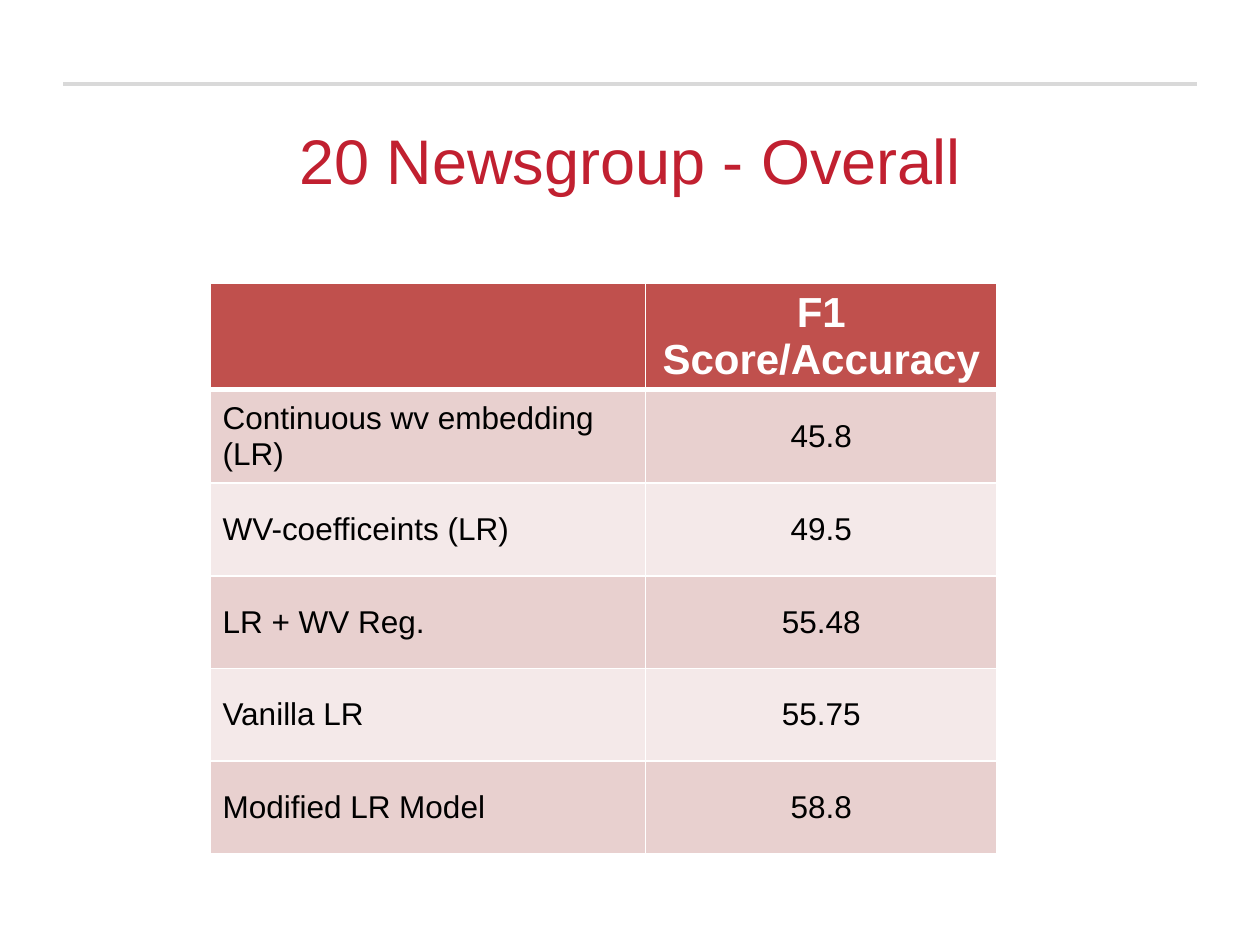
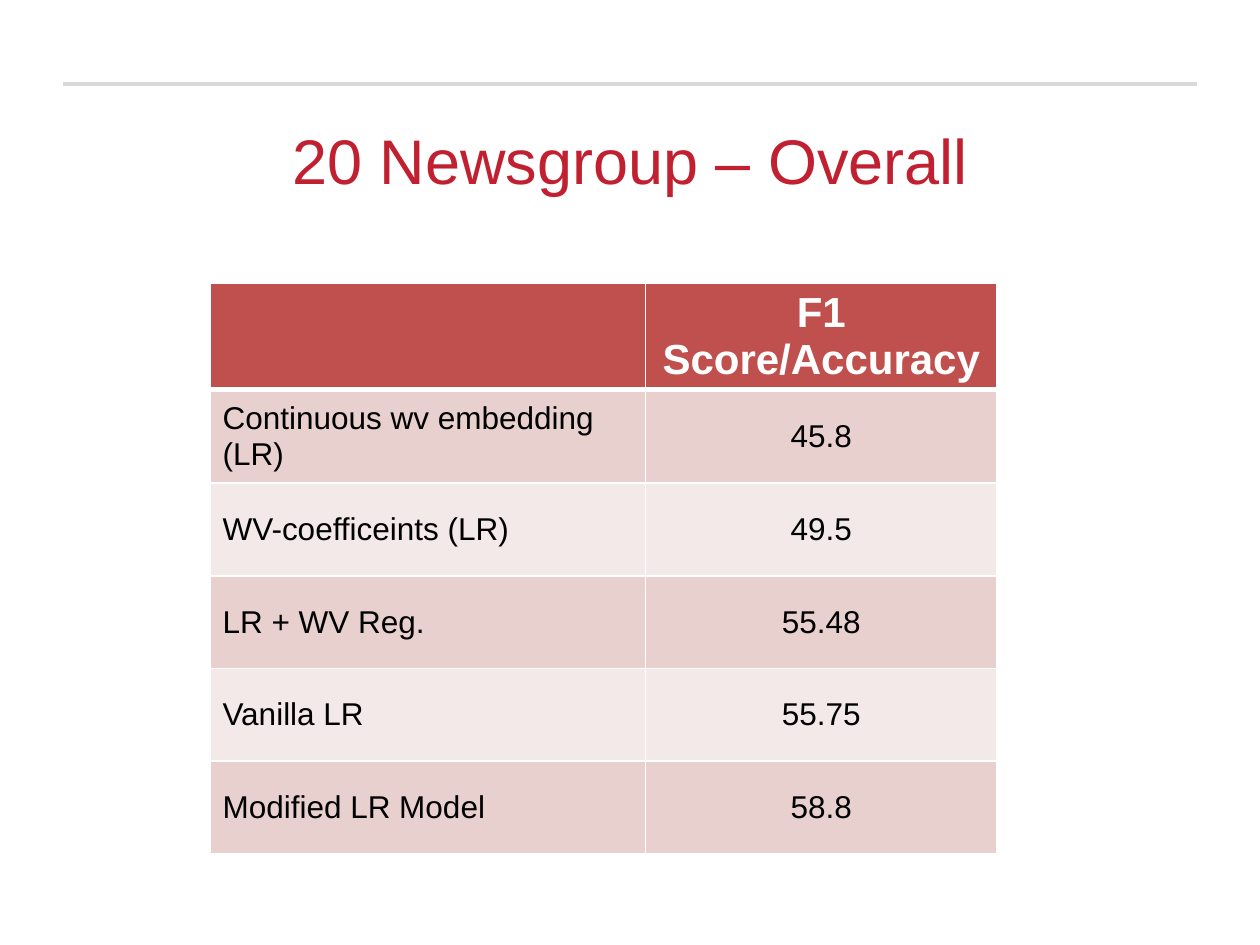
Before and after one commit to RamkishanPanthena/Thesis, a slide deck: slide 32 of defense.pptx (slide 24 before the commit). Drawn at 1260x945 pixels with LibreOffice and Linux fonts; fonts in the diff are those of the drawing; background and template pictures are left out. Boxes give left, top, right and bottom in pixels: in the first picture for what was removed or moved away, otherwise in the second. Text is boxed around its words. In the diff, an @@ line names an element or a change of style, - is before the commit and + after.

```diff
--- a/defense.pptx
+++ b/defense.pptx
@@ title at (292,138,967,196): text changed @@
-20 Newsgroup - Overall
+20 Newsgroup – Overall
```
Also in this commit, not shown: 15 other slides changed, 10 slides added, 1 slide removed.
